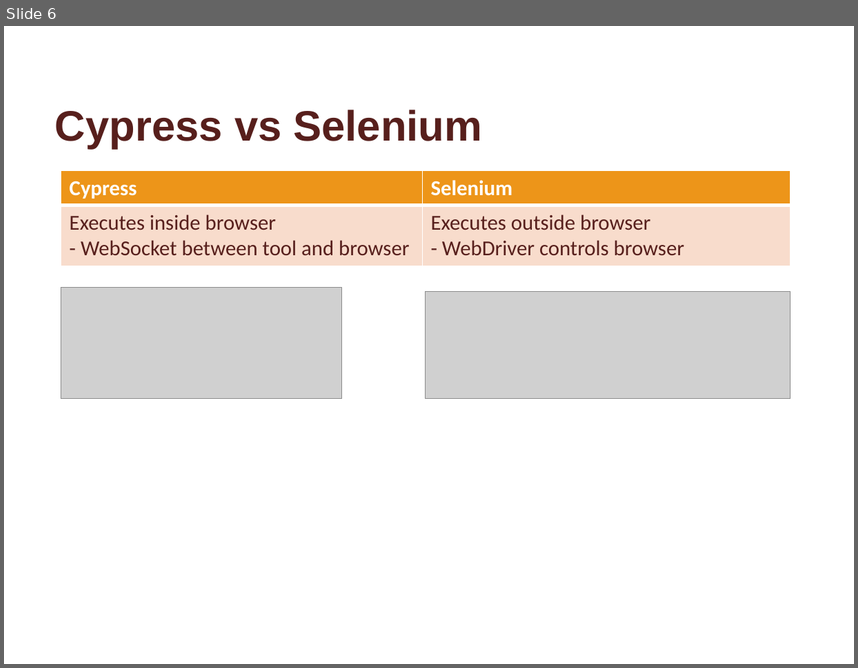
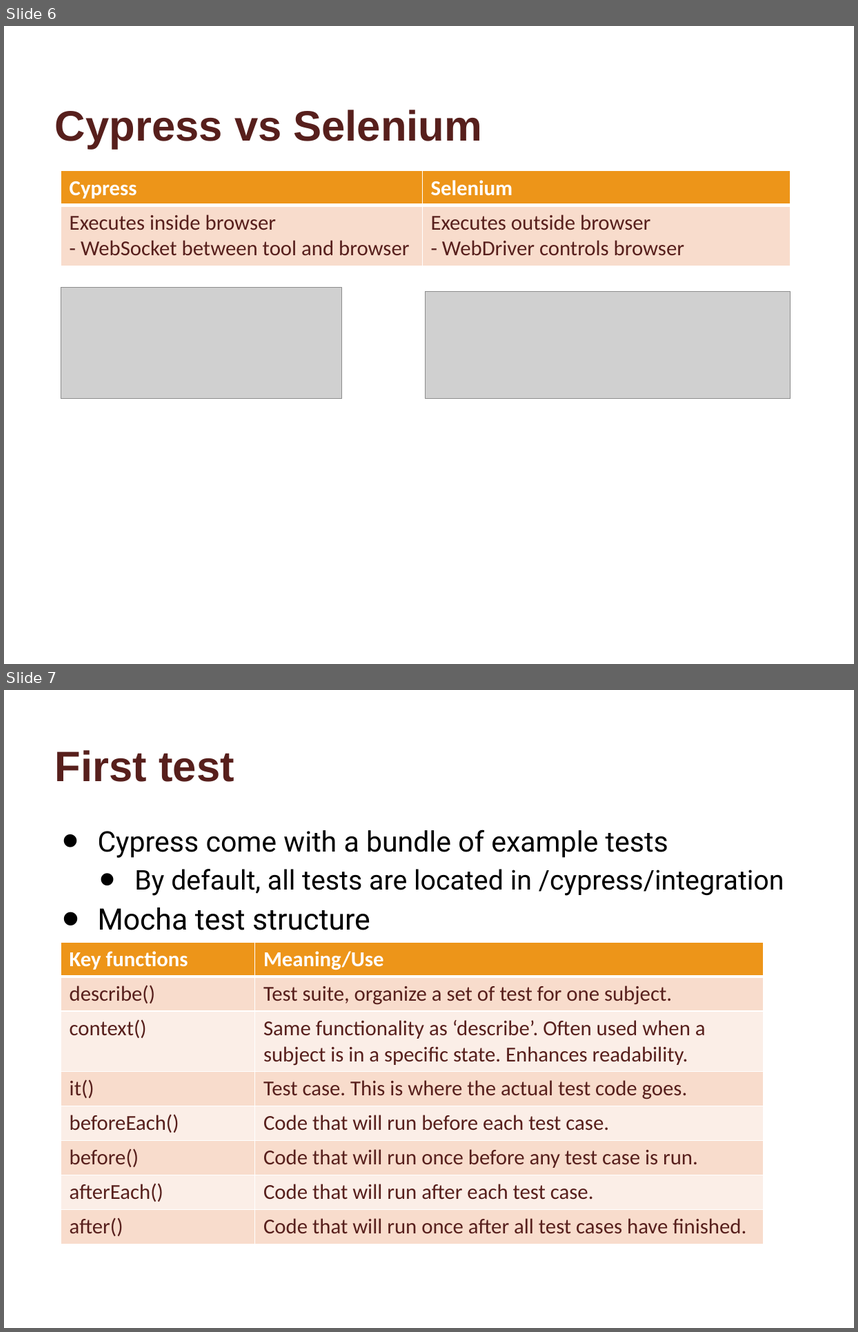
Before and after one commit to andekd/CypressWS, a slide deck: workshop/CypressWS.pptx. Shown one above the other, each under a label of ours: slide 6 before the commit, slides 6 and 7 after it. The pictures are 858x668 and 858x1332 pixels, drawn with LibreOffice and Linux fonts; fonts in the diff are those of the drawing; grey boxes stand for pictures; background and template pictures are left out. Boxes give left, top, right and bottom in pixels: in the first picture for what was removed or moved away, otherwise in the second. Text is boxed around its words. In the diff, an @@ line names an element or a change of style, - is before the commit and + after.

```diff
--- a/workshop/CypressWS.pptx
+++ b/workshop/CypressWS.pptx
@@ slide 7 added at (4,690,854,1328), background #FFFFFF @@
@@ title added at (55,750,234,782), 36 pt, text #571F1C, bold @@
+First test
@@ text added at (98,829,784,930), 23 pt, text #000000 @@
+• Cypress come with a bundle of example tests
+  • By default, all tests are located in /cypress/integration
+• Mocha test structure
@@ table added at (61,942,763,1243), 8 rows, 2 columns @@
+Key functions | Meaning/Use
+describe() | Test suite, organize a set of test for one subject.
+context() | Same functionality as ‘describe’. Often used when a subject is in a specific state. Enhances readability.
+it() | Test case. This is where the actual test code goes.
+beforeEach() | Code that will run before each test case.
+before() | Code that will run once before any test case is run.
+afterEach() | Code that will run after each test case.
+after() | Code that will run once after all test cases have finished.
```
Also in this commit, not shown: 1 slide changed, 1 other slide added, 2 other files.
